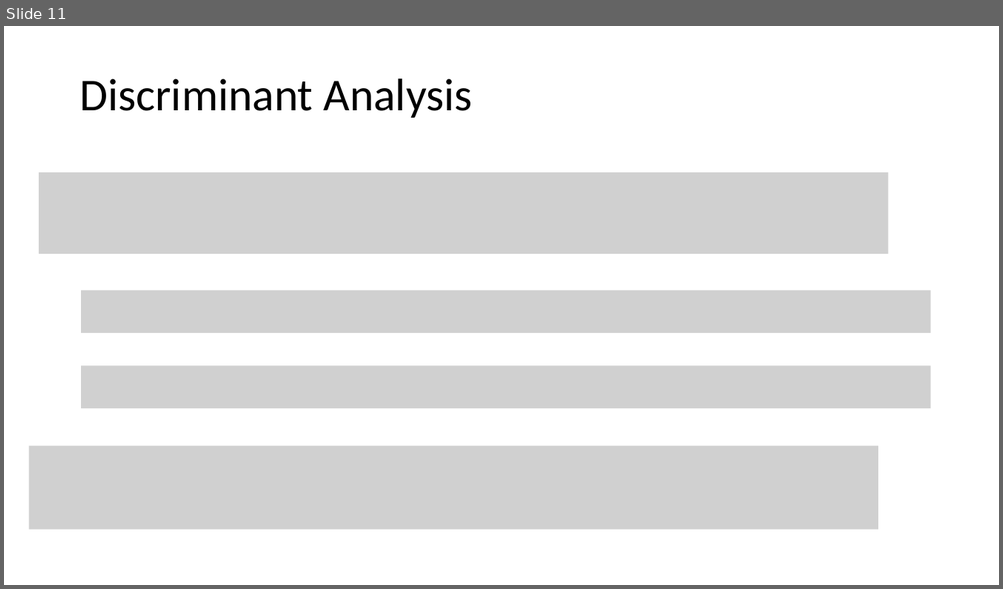
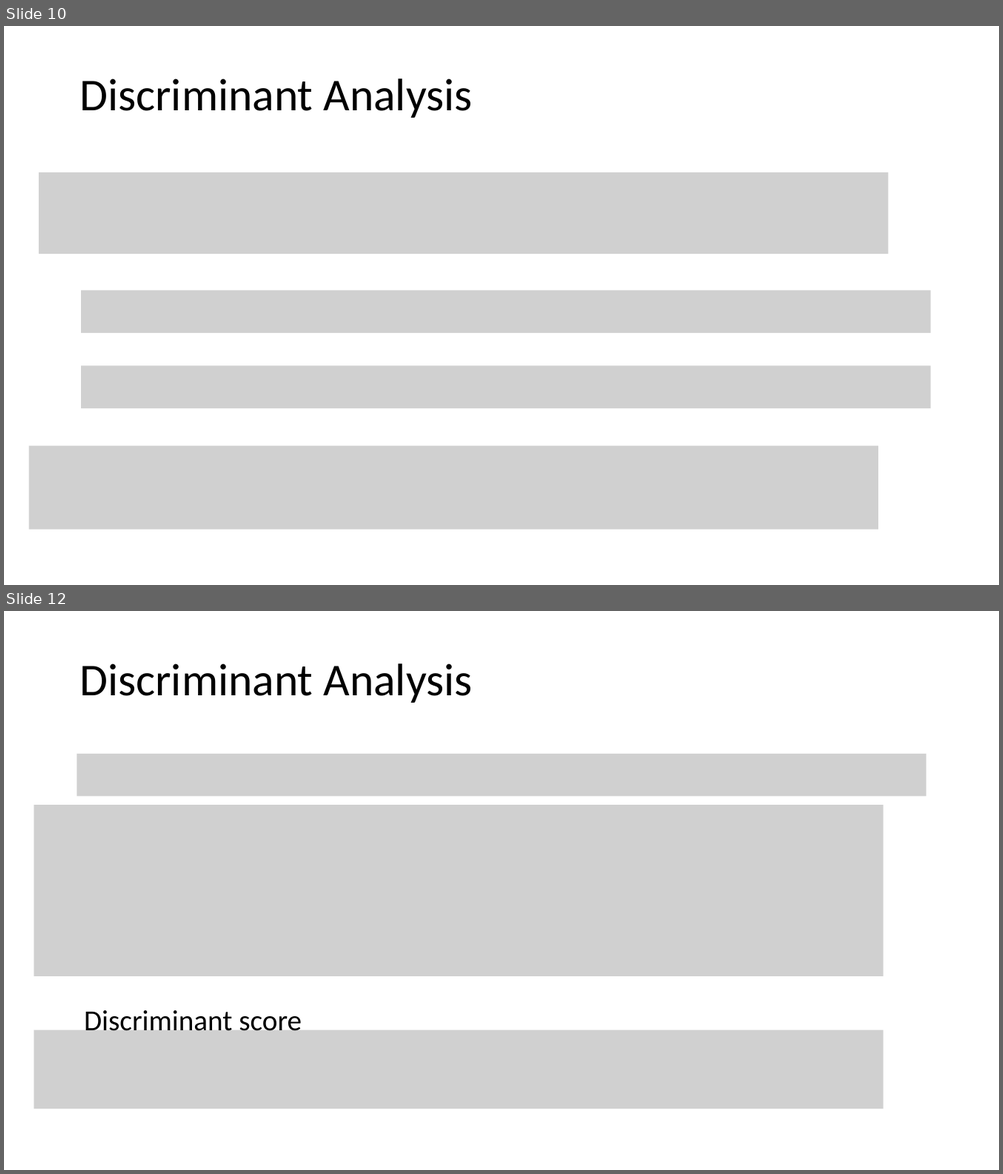
Before and after one commit to tianzheng4/tianzheng4.github.io, a slide deck: _umkc-teaching/slides/Lecture 5.pptx. Shown one above the other, each under a label of ours: slide 11 before the commit, slides 10 and 12 after it; the slides between them are not shown. The pictures are 1003x589 and 1003x1174 pixels, drawn with LibreOffice and Linux fonts; fonts in the diff are those of the drawing; grey boxes stand for pictures. Boxes give left, top, right and bottom in pixels: in the first picture for what was removed or moved away, otherwise in the second. Text is boxed around its words. In the diff, an @@ line names an element or a change of style, - is before the commit and + after.

```diff
--- a/_umkc-teaching/slides/Lecture 5.pptx
+++ b/_umkc-teaching/slides/Lecture 5.pptx
@@ slide 12 added at (x1=4, y1=611, x2=999, y2=1170), background #FFFFFF @@
@@ title added at (x1=79, y1=664, x2=472, y2=703), 44 pt, text #000000 @@
+Discriminant Analysis
@@ picture added at (x1=77, y1=754, x2=925, y2=796) @@
@@ picture added at (x1=34, y1=805, x2=883, y2=977) @@
@@ picture added at (x1=34, y1=1031, x2=883, y2=1110) @@
@@ text added at (x1=84, y1=1011, x2=301, y2=1038), 28 pt, text #000000 @@
+Discriminant score
@@ what was slide 11 is now slide 10 @@
```
Also in this commit, not shown: 1 slide changed, 1 other slide added, 1 slide removed.
